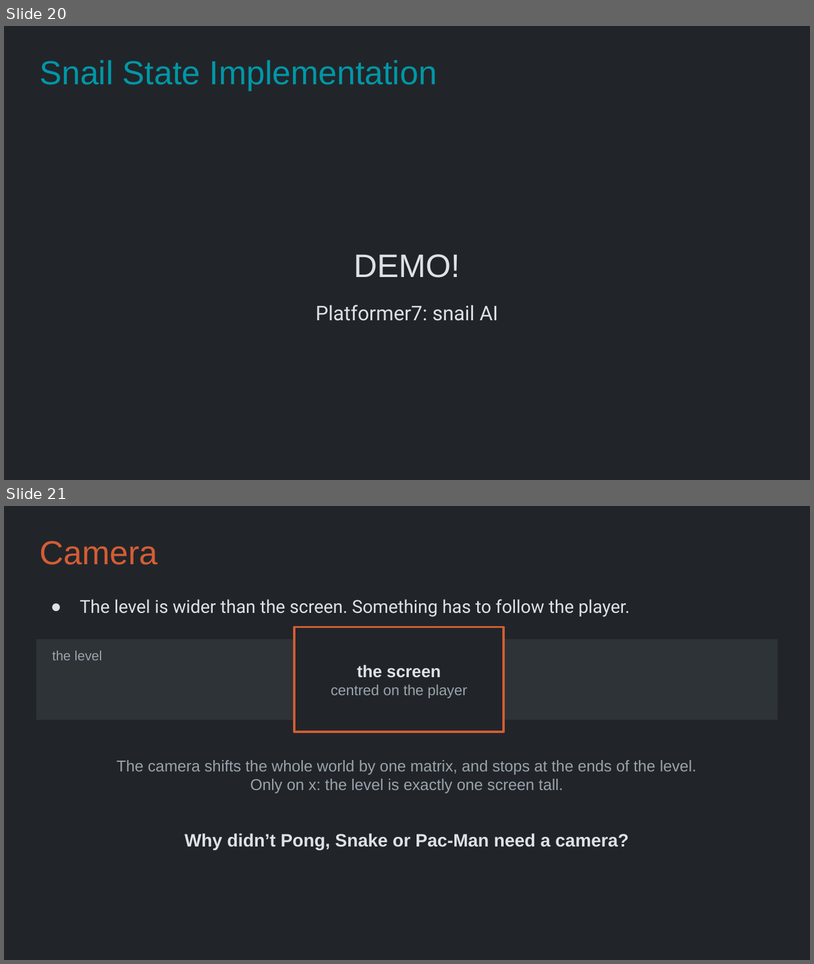
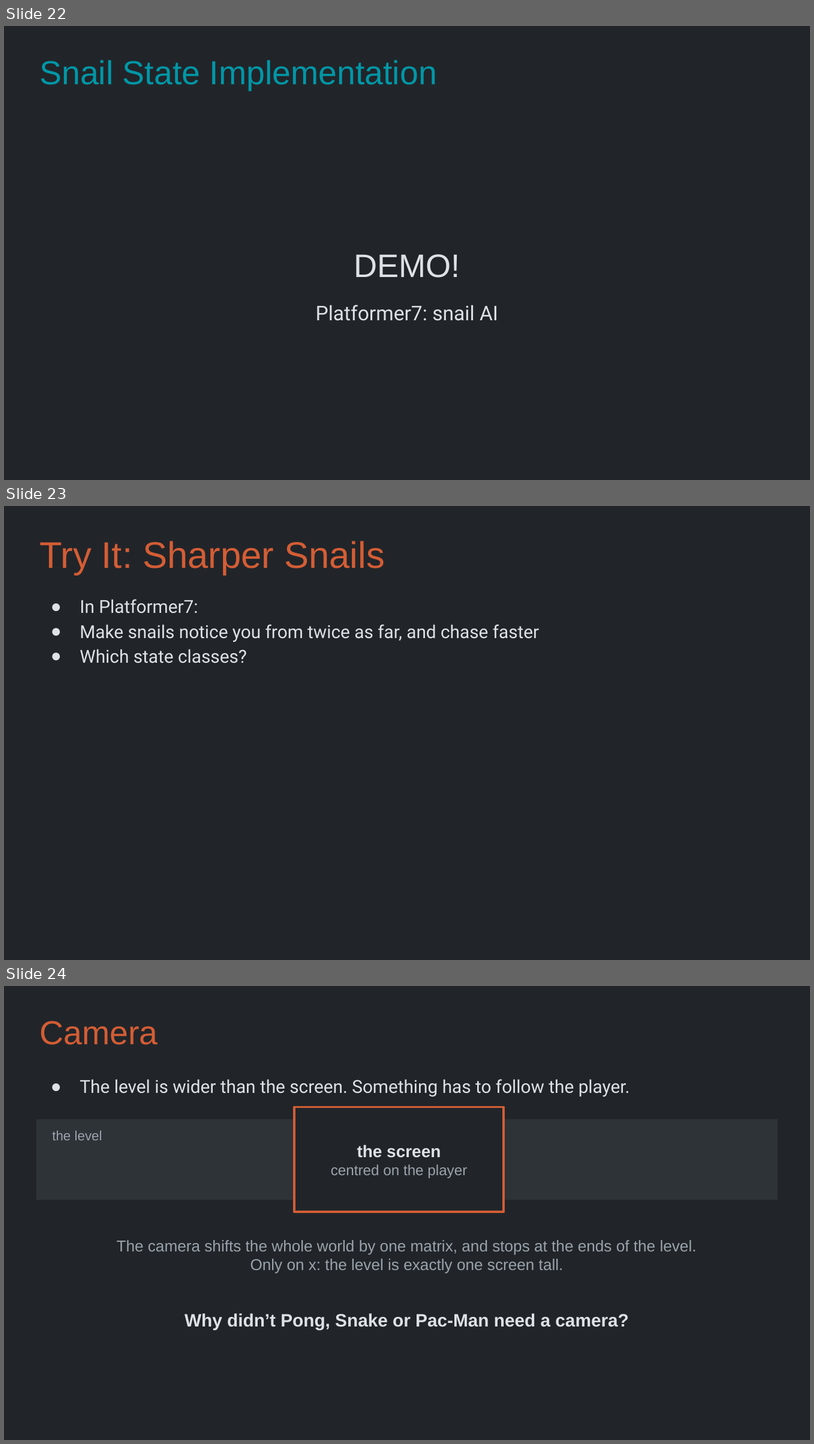
Before and after one commit to Metamate/gar, a slide deck: slides/06 Super Mario Bros.pptx. Shown one above the other, each under a label of ours: slides 20 and 21 before the commit, slides 22, 23 and 24 after it. The pictures are 814x964 and 814x1444 pixels, drawn with LibreOffice and Linux fonts; fonts in the diff are those of the drawing. Boxes give left, top, right and bottom in pixels: in the first picture for what was removed or moved away, otherwise in the second. Text is boxed around its words. In the diff, an @@ line names an element or a change of style, - is before the commit and + after.

```diff
--- a/slides/06 Super Mario Bros.pptx
+++ b/slides/06 Super Mario Bros.pptx
@@ slide 23 added at <box>4,506,810,960</box>, background #212529 @@
@@ title added at <box>39,541,385,575</box>, 33 pt, text #D45D35 @@
+Try It: Sharper Snails
@@ text added at <box>80,599,539,663</box>, 16 pt, text #DEE2E6 @@
+● In Platformer7:
+● Make snails notice you from twice as far, and chase faster
+● Which state classes?
@@ what was slide 20 is now slide 22 @@
@@ what was slide 21 is now slide 24 @@
```
Also in this commit, not shown: 4 other slides added, 15 other files.
